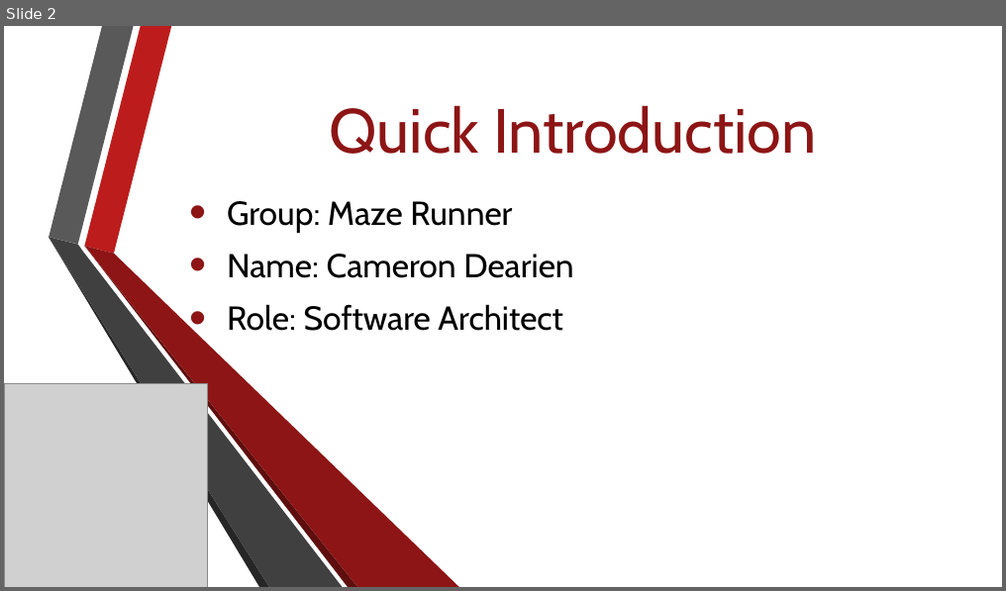
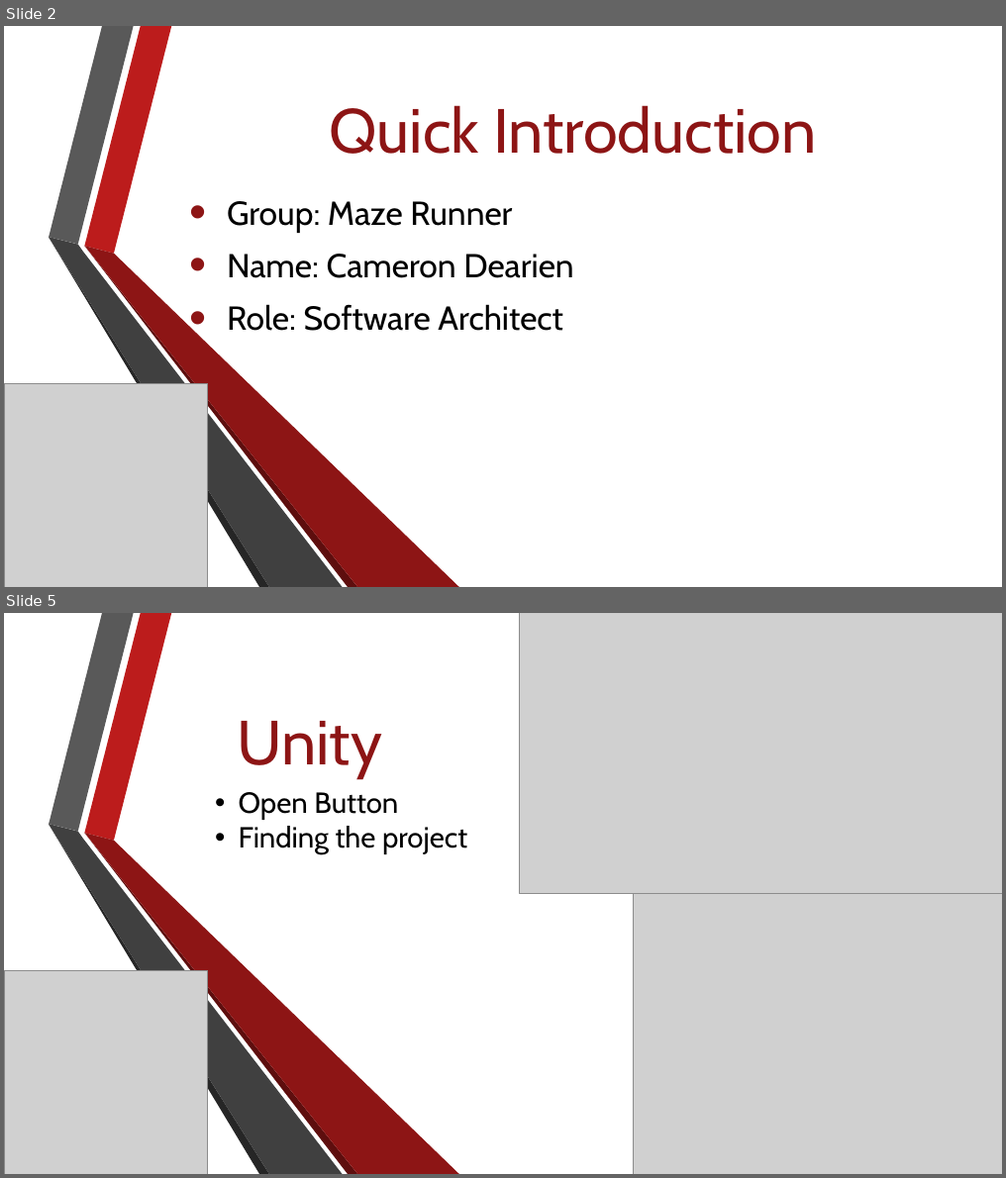
Before and after one commit to Jacob-Friedberg/Maze_Runner, a slide deck: Documents/group_lead_2_presentation.pptx. Shown one above the other, each under a label of ours: slide 2 before the commit, slides 2 and 5 after it; the slides between them are not shown. The pictures are 1006x591 and 1006x1178 pixels, drawn with LibreOffice and Linux fonts; fonts in the diff are those of the drawing; grey boxes stand for pictures; background and template pictures are left out. Boxes give left, top, right and bottom in pixels: in the first picture for what was removed or moved away, otherwise in the second. Text is boxed around its words. In the diff, an @@ line names an element or a change of style, - is before the commit and + after.

```diff
--- a/Documents/group_lead_2_presentation.pptx
+++ b/Documents/group_lead_2_presentation.pptx
@@ slide 5 added at bbox=[4, 613, 1002, 1174], background picture (left out); not listed: 6 template elements that a slide beside it also shows @@
@@ picture added at bbox=[519, 613, 1002, 893] @@
@@ text added at bbox=[238, 721, 382, 778], 60 pt, text #8D1515 @@
+Unity
@@ text added at bbox=[239, 792, 467, 856], 28 pt, text #000000 @@
+• Open Button
+• Finding the project
@@ picture added at bbox=[633, 894, 1002, 1174] @@
@@ picture added at bbox=[4, 970, 208, 1174] @@
```
Also in this commit, not shown: 2 slides changed, 5 other slides added, 7 slides removed.
